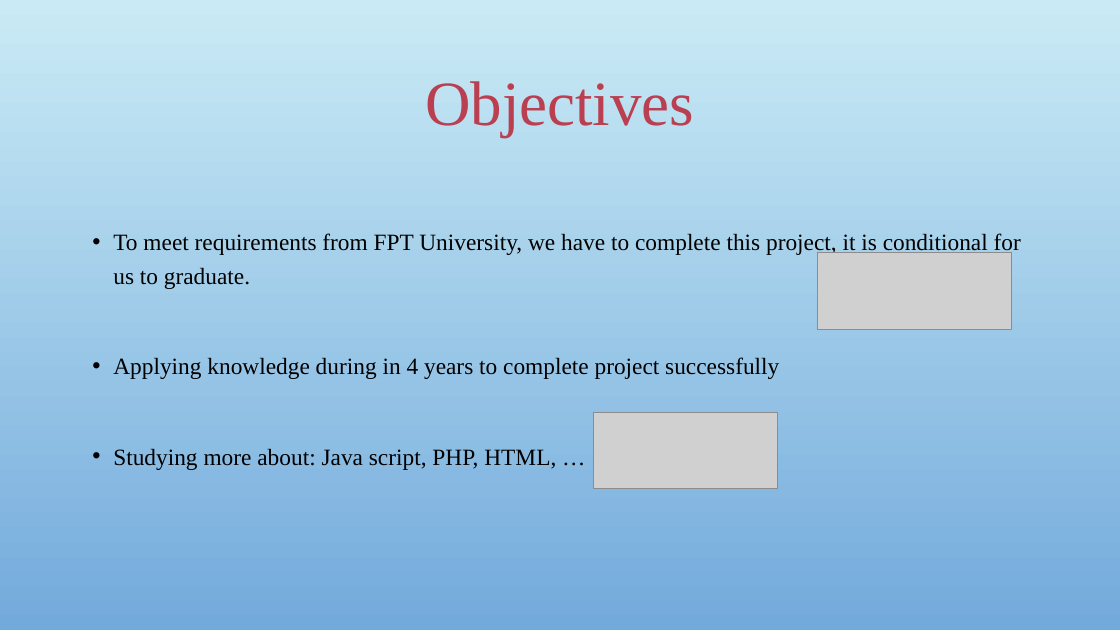
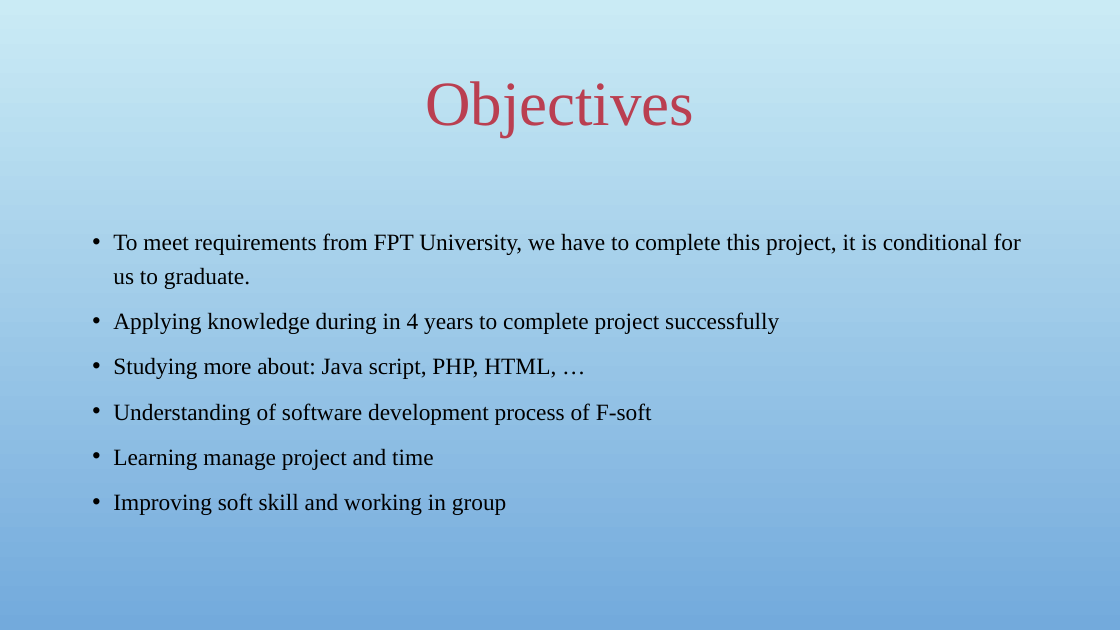
Before and after one commit to sangnvus/japanesedictionary, a slide deck: slide 7 of WIP/Documents/Report 1/UJD_VN_Examination_v1.0_EN/UJD_VN_ProjectOverview_v1.0.pptx (slide 8 before the commit). Drawn at 1120x630 pixels with LibreOffice and Linux fonts; fonts in the diff are those of the drawing; grey boxes stand for pictures; background and template pictures are left out. Boxes give left, top, right and bottom in pixels: in the first picture for what was removed or moved away, otherwise in the second. Text is boxed around its words. In the diff, an @@ line names an element or a change of style, - is before the commit and + after.

```diff
--- a/WIP/Documents/Report 1/UJD_VN_Examination_v1.0_EN/UJD_VN_ProjectOverview_v1.0.pptx
+++ b/WIP/Documents/Report 1/UJD_VN_Examination_v1.0_EN/UJD_VN_ProjectOverview_v1.0.pptx
@@ picture removed at (x1=818, y1=252, x2=1012, y2=329) @@
@@ text at (x1=113, y1=403, x2=652, y2=515): paragraphs added @@
+• Understanding of software development process of F-soft
+• Learning manage project and time
+• Improving soft skill and working in group
@@ picture removed at (x1=594, y1=413, x2=778, y2=489) @@
```
Also in this commit, not shown: 8 other slides changed, 2 slides added, 4 slides removed.
